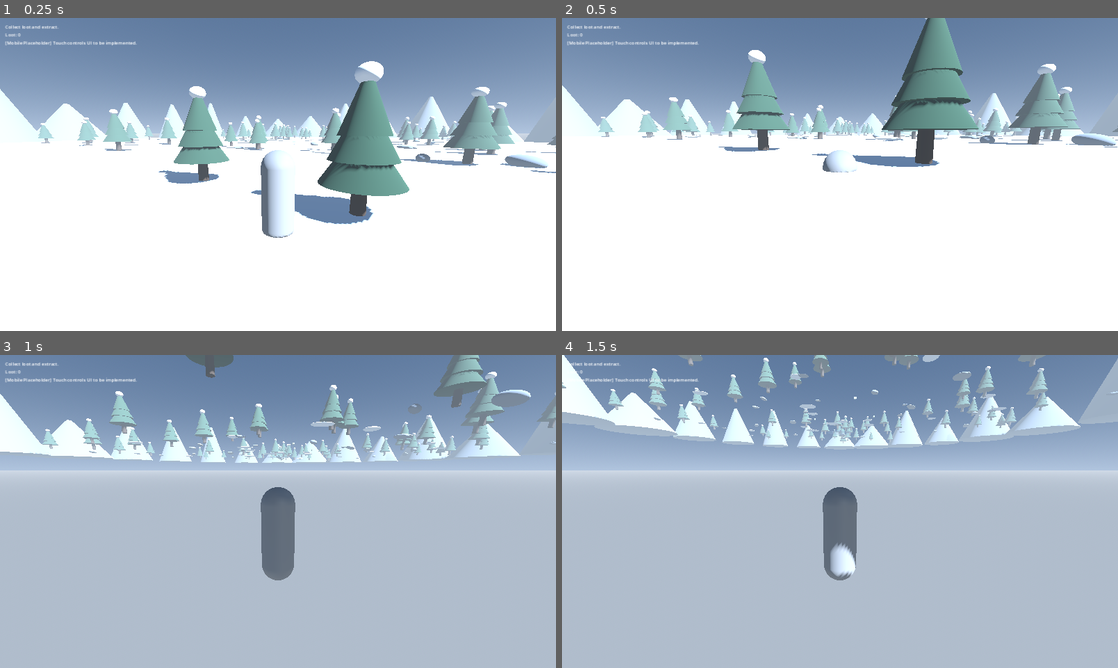
Above: before the commit, frames 1-4 (two rows, left to right).
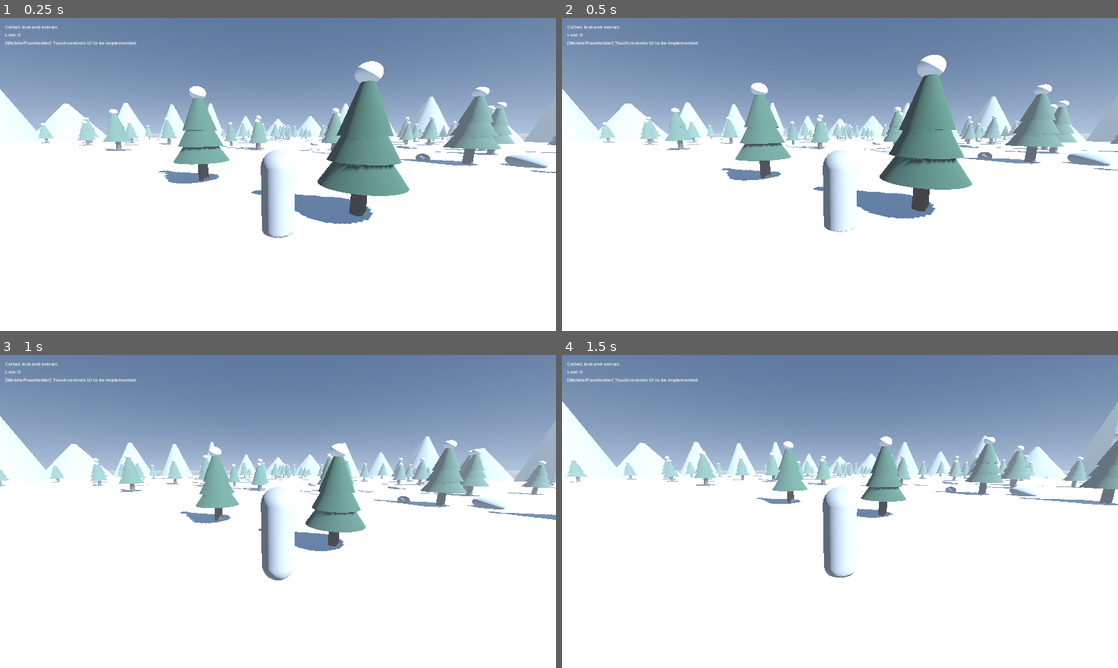
Above: after the commit, the same moments.

Repository: bebo5391/black-winter-extraction
Game: Godot game, scene res://scenes/Main.tscn
The game is run twice, just before and just after one commit, with the same random seed, the same clock (stepped at 60 frames per second) and the same inputs.
Inputs (mouse positions are in pixels of both pictures, inside the frame that each line leads up to):
- Up to frame 1 (0.25 s): no input
- Up to frame 2 (0.5 s): no input
- Up to frame 3 (1 s): move the mouse to (305, 511) at 0.52 s; hold W (move_forward) from 0.53 s (still down); tap Space (jump) at 0.77 s
- Up to frame 4 (1.5 s): keep holding W (move_forward); move the mouse to (812, 511) at 1.27 s

Frame 1 is identical in both runs. In frame 2, 14% of the frame differs, in the area x 0-100%, y 0-69%; in frame 3, 72%; in frame 4, 76%, in the area x 0-100%, y 0-100%.

Commit message:
Fix startup scene ground collision and player follow camera

Diff:
--- a/scenes/Main.tscn
+++ b/scenes/Main.tscn
@@ -54,6 +54,9 @@
 fog_density = 0.015
 fog_sky_affect = 0.55
 
+[sub_resource type="BoxShape3D" id="12"]
+size = Vector3(120, 1, 120)
+
 [node name="Main" type="Node3D"]
 script = ExtResource("2")
 
@@ -70,6 +73,12 @@
 [node name="SnowGround" type="MeshInstance3D" parent="."]
 mesh = SubResource("2")
 material_override = SubResource("1")
+
+[node name="SnowGroundCollider" type="StaticBody3D" parent="."]
+
+[node name="CollisionShape3D" type="CollisionShape3D" parent="SnowGroundCollider"]
+position = Vector3(0, -0.5, 0)
+shape = SubResource("12")
 
 [node name="EnvironmentDecor" type="Node3D" parent="."]
 
--- a/scripts/player.gd
+++ b/scripts/player.gd
@@ -10,6 +10,7 @@
 
 @onready var yaw_pivot: Node3D = $YawPivot
 @onready var pitch_pivot: Node3D = $YawPivot/PitchPivot
+@onready var follow_camera: Camera3D = $YawPivot/PitchPivot/SpringArm3D/Camera3D
 
 var _pitch: float = 0.0
 
@@ -18,6 +19,7 @@
 	yaw_pivot.rotation.y = initial_yaw
 	_pitch = initial_pitch
 	pitch_pivot.rotation.x = _pitch
+	follow_camera.current = true
 
 func _unhandled_input(event: InputEvent) -> void:
 	if event is InputEventMouseMotion and Input.mouse_mode == Input.MOUSE_MODE_CAPTURED:
Not shown: 1 places in scenes/Main.tscn that only renumber resources
